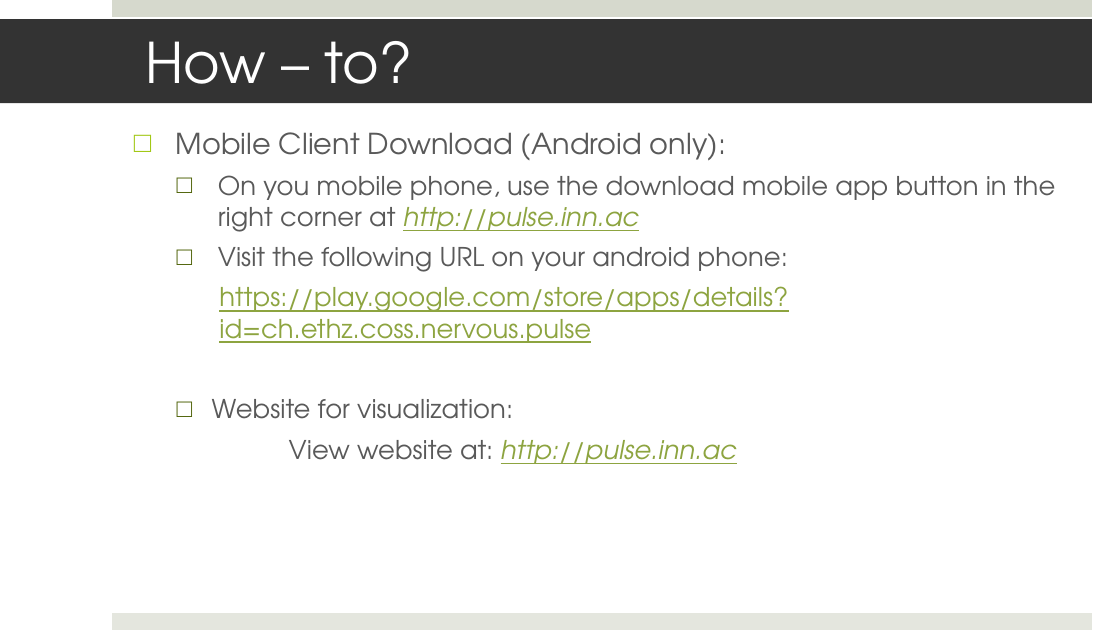
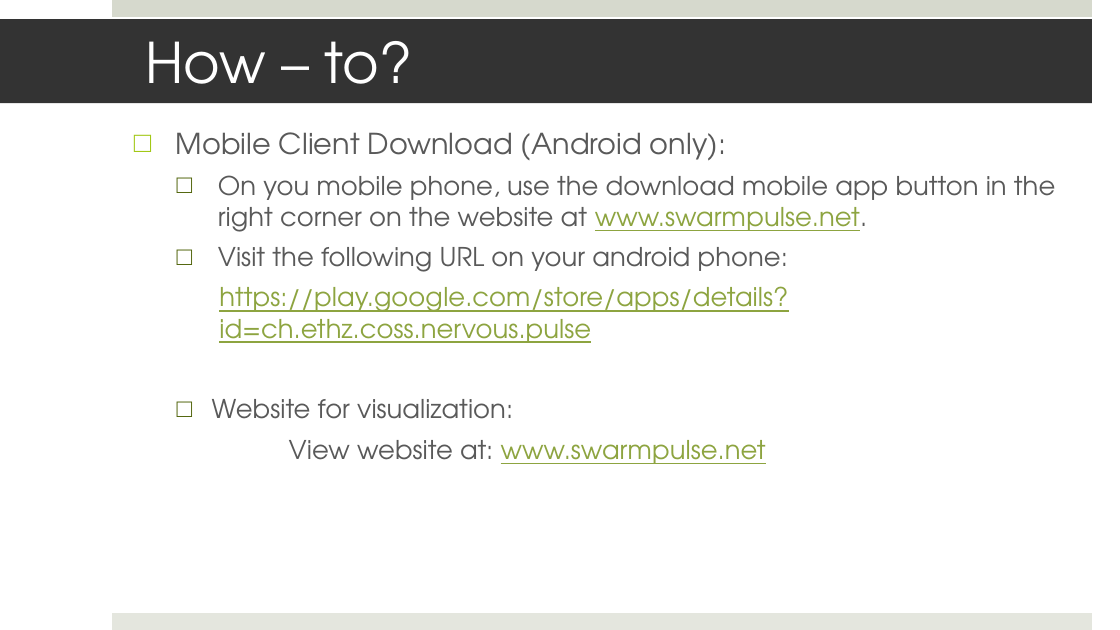
Before and after one commit to mistelip/SwarmPulse, a slide deck: slide 6 of Documents/presentation.pptx. Drawn at 1120x630 pixels with LibreOffice and Linux fonts; fonts in the diff are those of the drawing. Boxes give left, top, right and bottom in pixels: in the first picture for what was removed or moved away, otherwise in the second. Text is boxed around its words. In the diff, an @@ line names an element or a change of style, - is before the commit and + after.

```diff
--- a/Documents/presentation.pptx
+++ b/Documents/presentation.pptx
@@ text at <box>218,175,1055,232</box>: text changed @@
-  □ On you mobile phone, use the download mobile app button in the right corner at http://pulse.inn.ac
+  □ On you mobile phone, use the download mobile app button in the right corner on the website at www.swarmpulse.net.
@@ text at <box>289,440,766,464</box>: text changed; italic off @@
-  View website at: http://pulse.inn.ac
+  View website at: www.swarmpulse.net
```
Also in this commit, not shown: 4 other slides changed, 3 slides added, 2 slides removed, 8 other files.
